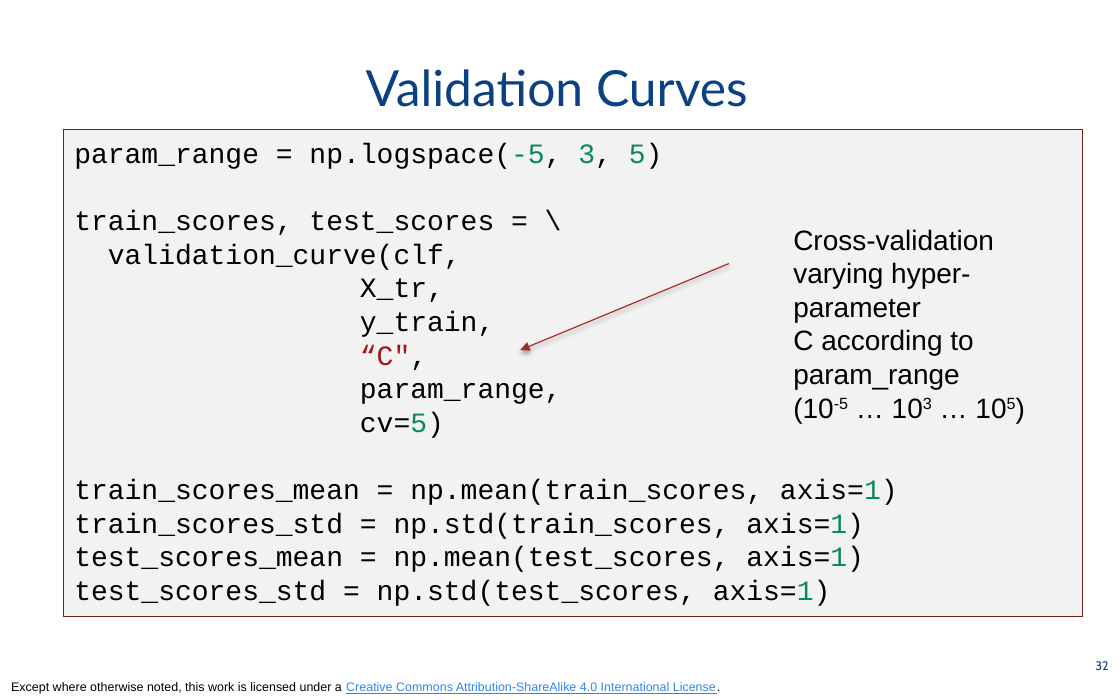
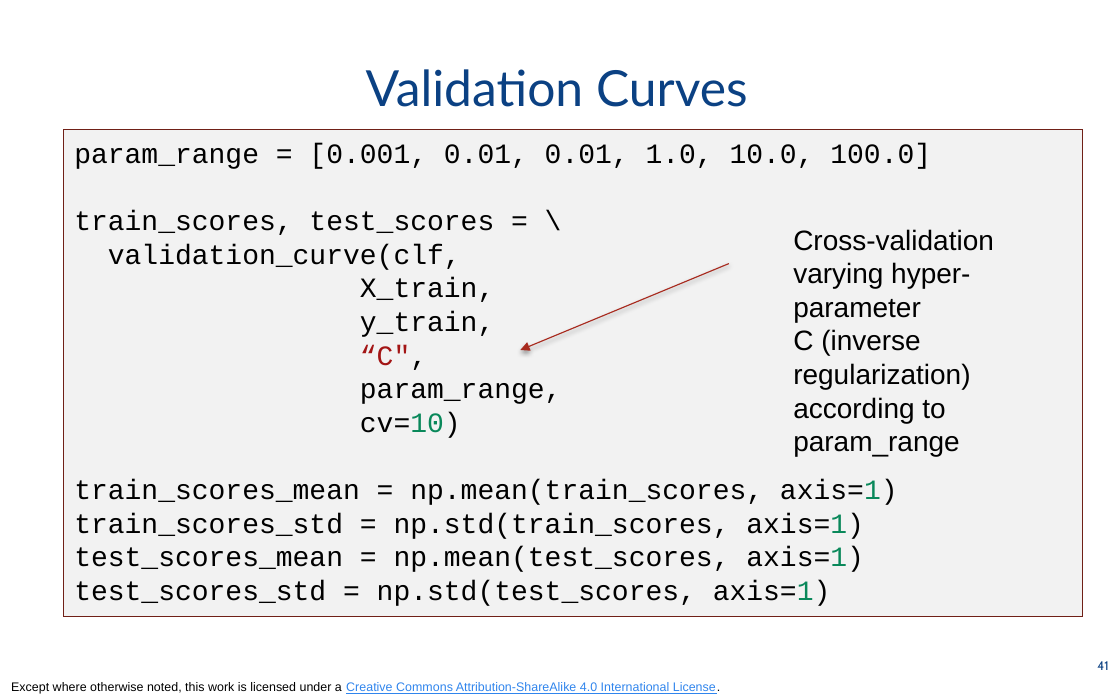
Before and after one commit to odpi/OpenDS4All, a slide deck: slide 41 of opends4all-resources/opends4all-model-assessment/TRAINING-ROBUST-MODELS-hyperparameters-tuning-validation.pptx (slide 32 before the commit). Drawn at 1120x700 pixels with LibreOffice and Linux fonts; fonts in the diff are those of the drawing. Boxes give left, top, right and bottom in pixels: in the first picture for what was removed or moved away, otherwise in the second. Text is boxed around its words. In the diff, an @@ line names an element or a change of style, - is before the commit and + after.

Commit message:
Updated validation slides to correct some typos, add knn imputation

```diff
--- a/opends4all-resources/opends4all-model-assessment/TRAINING-ROBUST-MODELS-hyperparameters-tuning-validation.pptx
+++ b/opends4all-resources/opends4all-model-assessment/TRAINING-ROBUST-MODELS-hyperparameters-tuning-validation.pptx
@@ text in rectangle at (74,143,931,169): text changed @@
-param_range = np.logspace(-5, 3, 5)
+param_range = [0.001, 0.01, 0.01, 1.0, 10.0, 100.0]
@@ text in rectangle at (360,278,494,302): text changed @@
-X_tr,
+X_train,
@@ text at (793,329,970,456): text changed @@
-C according to param_range
-(10-5 … 103 … 105)
+C (inverse
+regularization)
+according to param_range
@@ text in rectangle at (360,412,461,438): text changed @@
-cv=5)
+cv=10)
@@ page number at (1097,661,1108,670): text changed @@
-32
+41
```
Also in this commit, not shown: 6 other slides changed, 11 slides added, 1 slide removed.
